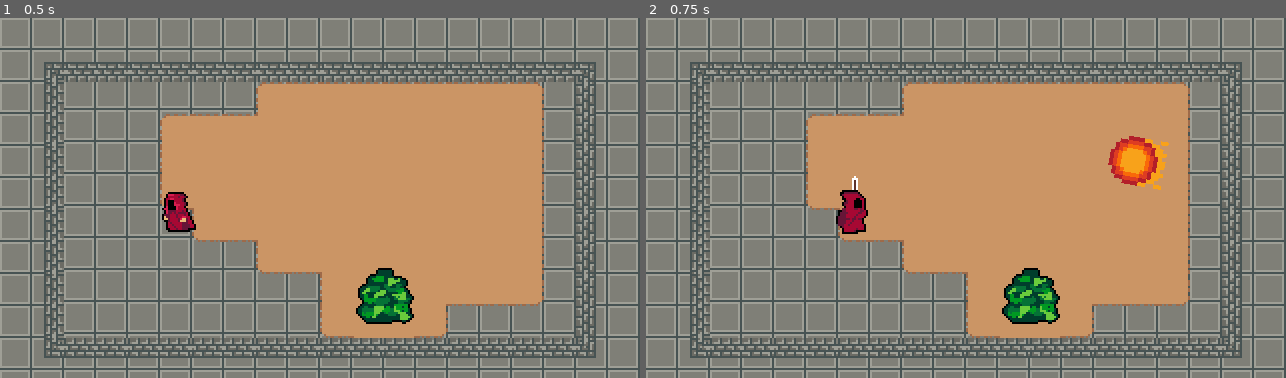
Above: before the commit, frames 1-2 (left to right).
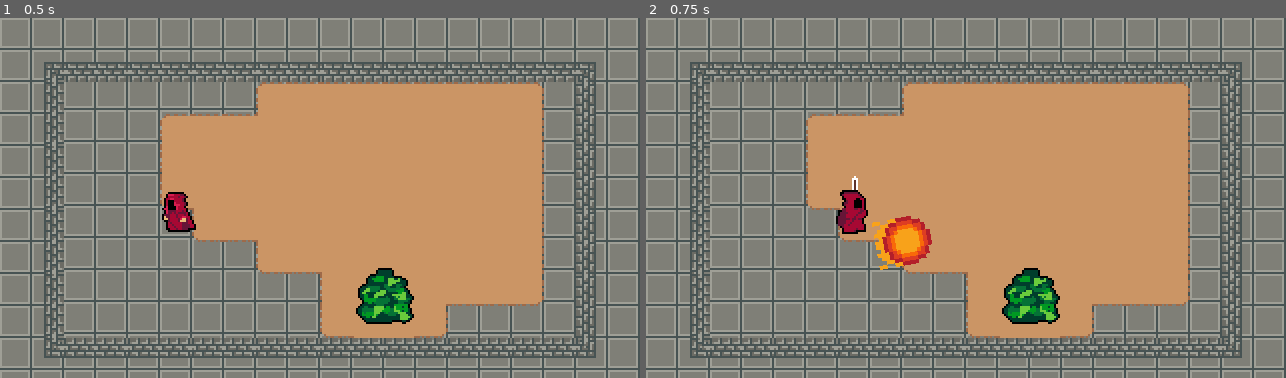
Above: after the commit, the same moments.

Repository: JosephLund/WizardRPG
Game: Godot game, scene res://World.tscn
Two runs of this game, one before a commit and one after it. Both use one fixed random seed, a clock stepped at 60 frames per second and the inputs below.
Inputs (mouse positions are in pixels of both pictures, inside the frame that each line leads up to):
- Up to frame 1 (0.5 s): no input
- Up to frame 2 (0.75 s): tap Enter at 0.5 s; move the mouse to (1106, 180) at 0.52 s; hold Right (ui_right) from 0.53 s (still down); click (1106, 180) at 0.6 s

Frame 1 is identical in both runs. In frame 2, 1.9% of the frame differs, in the area x 35-82%, y 32-70%.

Commit message:
fixed fireball to shoot and rotate at the right angle

Diff:
--- /dev/null
+++ b/Hitboxes and Hurtboxes/HitBox.tscn
@@ -0,0 +1,5 @@
+[gd_scene format=2]
+
+[node name="HitBox" type="Area2D"]
+
+[node name="CollisionShape2D" type="CollisionShape2D" parent="."]
--- /dev/null
+++ b/Hitboxes and Hurtboxes/Hurtbox.tscn
@@ -0,0 +1,5 @@
+[gd_scene format=2]
+
+[node name="Hurtbox" type="Area2D"]
+
+[node name="CollisionShape2D" type="CollisionShape2D" parent="."]
--- a/Player/Player.gd
+++ b/Player/Player.gd
@@ -3,7 +3,7 @@
 const MAX_SPEED = 200
 const ACCELERATION = 10000
 const FRICTION = 10000
-const SHOOT_SPEED = 10;
+const SHOOT_SPEED = 1;
 
 enum {
 	MOVE,
@@ -83,9 +83,11 @@
 func shoot_fireball():
 	var FireballScene = load("res://World/Fireball.tscn")
 	var fireball = FireballScene.instance()
-	var fireball_rotation = self.get_angle_to(get_global_mouse_position() - global_position )
+	print(self.global_position)
+	print(get_global_mouse_position())
+	var fireball_rotation = self.get_angle_to(get_global_mouse_position())
 
-	print (fireball_rotation);
+#	print (fireball_rotation);
 	var world = get_tree().current_scene
 	fireball.global_position = global_position
 	fireball.rotation = fireball_rotation
--- a/World.tscn
+++ b/World.tscn
@@ -971,14 +971,14 @@
 tile_set = SubResource( 99 )
 cell_size = Vector2( 32, 32 )
 format = 1
-tile_data = PoolIntArray( -2, 0, 196608, -1, 0, 6, -65536, 0 …(420 unchanged characters)… 31081, 0, 65536, 131082, 0, 65538, 262143, 0, 65536, 196608, 0, 65538, 196617, 0, 65536, 19 …(344 unchanged characters)…
+tile_data = PoolIntArray( -2, 0, 196608, -1, 0, 6, -65536, 0 …(420 unchanged characters)… 31081, 0, 65536, 131082, 0, 65538, 262140, 0, 196608, 262141, 0, 196609, 262142, 0, 196609, 262143, 0, 262150, 196608, 0, 65538, 196617, 0, 65536, 19 …(344 unchanged characters)…
 
 [node name="YSort" type="YSort" parent="."]
 
 [node name="Player" parent="YSort" instance=ExtResource( 1 )]
 position = Vector2( 88, 104 )
 
-[node name="Bushes" type="YSort" parent="."]
-
-[node name="Bush2" parent="Bushes" instance=ExtResource( 2 )]
+[node name="Bushes" type="YSort" parent="YSort"]
+
+[node name="Bush2" parent="YSort/Bushes" instance=ExtResource( 2 )]
 position = Vector2( 192, 144 )
--- a/World/Fireball.gd
+++ b/World/Fireball.gd
@@ -2,17 +2,21 @@
 
 onready var sprite = $Sprite
 onready var animatedSprite = $AnimatedSprite
+onready var collisionShape = $CollisionShape2D
+onready var hurtbox = $Hurtbox/CollisionShape2D
+var playerToggle = false;
 
 func _ready():
+	playerToggle = false;
 	self.set_gravity_scale(0)
 	animatedSprite.visible = false;
 	pass # Replace with function body.
 
 
 # Called every frame. 'delta' is the elapsed time since the previous frame.
-func _process(delta):
-	if Input.is_action_just_pressed("ui_fire"):
-		play_fireball_effect()
+#func _process(delta):
+#	if Input.is_action_just_pressed("ui_fire"):
+#		play_fireball_effect()
 
 
 
@@ -26,3 +30,12 @@
 
 func _on_AnimatedSprite_animation_finished():
 	queue_free()
+
+
+func _on_Hurtbox_area_entered(area):
+	hurtbox.disabled = true;
+	play_fireball_effect()
+
+
+func _on_Hurtbox_body_entered(body):
+	pass
--- a/World/Fireball.tscn
+++ b/World/Fireball.tscn
@@ -3,18 +3,11 @@
 [ext_resource path="res://World/Fireball.png" type="Texture" id=1]
 [ext_resource path="res://World/Fireball.gd" type="Script" id=2]
 [ext_resource path="res://Effects/FireballEffect.png" type="Texture" id=3]
-
-[sub_resource type="AtlasTexture" id=1]
-atlas = ExtResource( 3 )
-region = Rect2( 0, 0, 32, 32 )
+[ext_resource path="res://Hitboxes and Hurtboxes/Hurtbox.tscn" type="PackedScene" id=4]
 
 [sub_resource type="AtlasTexture" id=2]
 atlas = ExtResource( 3 )
 region = Rect2( 32, 0, 32, 32 )
-
-[sub_resource type="AtlasTexture" id=3]
-atlas = ExtResource( 3 )
-region = Rect2( 64, 0, 32, 32 )
 
 [sub_resource type="AtlasTexture" id=4]
 atlas = ExtResource( 3 )
@@ -22,7 +15,7 @@
 
 [sub_resource type="SpriteFrames" id=5]
 animations = [ {
-"frames": [ SubResource( 1 ), SubResource( 2 ), SubResource( 3 ), SubResource( 4 ) ],
+"frames": [ SubResource( 2 ), SubResource( 4 ) ],
 "loop": true,
 "name": "default",
 "speed": 5.0
@@ -31,13 +24,17 @@
 [sub_resource type="CircleShape2D" id=6]
 radius = 12.2857
 
+[sub_resource type="CircleShape2D" id=7]
+radius = 13.3531
+
 [node name="Fireball" type="RigidBody2D"]
 script = ExtResource( 2 )
 
 [node name="Sprite" type="Sprite" parent="."]
+rotation = 1.5708
 texture = ExtResource( 1 )
 centered = false
-offset = Vector2( -4, -2 )
+offset = Vector2( -4, -26 )
 
 [node name="AnimatedSprite" type="AnimatedSprite" parent="."]
 frames = SubResource( 5 )
@@ -47,4 +44,14 @@
 [node name="CollisionShape2D" type="CollisionShape2D" parent="."]
 position = Vector2( 12.2102, 11.8466 )
 shape = SubResource( 6 )
+
+[node name="Hurtbox" parent="." instance=ExtResource( 4 )]
+
+[node name="CollisionShape2D" parent="Hurtbox" index="0"]
+position = Vector2( 12.193, 12.193 )
+shape = SubResource( 7 )
 [connection signal="animation_finished" from="AnimatedSprite" to="." method="_on_AnimatedSprite_animation_finished"]
+[connection signal="area_entered" from="Hurtbox" to="." method="_on_Hurtbox_area_entered"]
+[connection signal="body_entered" from="Hurtbox" to="." method="_on_Hurtbox_body_entered"]
+
+[editable path="Hurtbox"]
